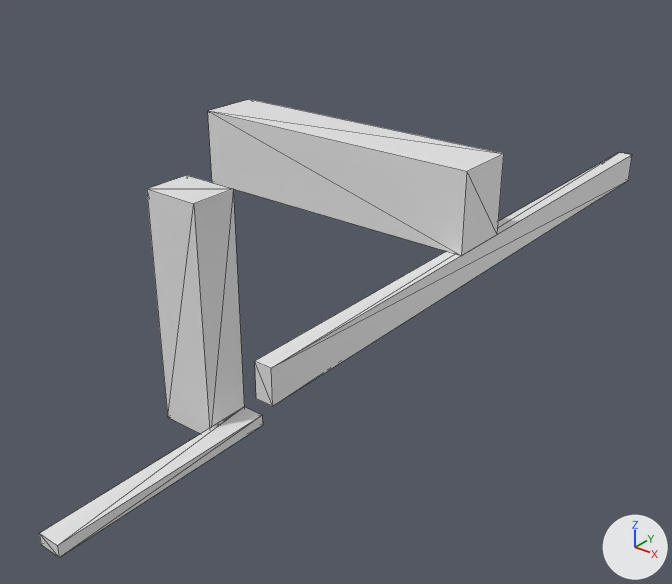
Before and after pictures for a commit that changed the OBJ model Data/bmc/tiles_structure/t_220.obj.
Camera for both pictures: a 50 mm lens placed at (1.117, -1.156, 0.579), pointed at (0.126, 0.084, -0.19). The lights are fixed; the arrows at lower right show +X, +Y and +Z. Mesh edges are drawn as thin lines. Where no turn or scale is listed for an object, it has been applied to the vertices.

Objects in the first picture: 't_220'.
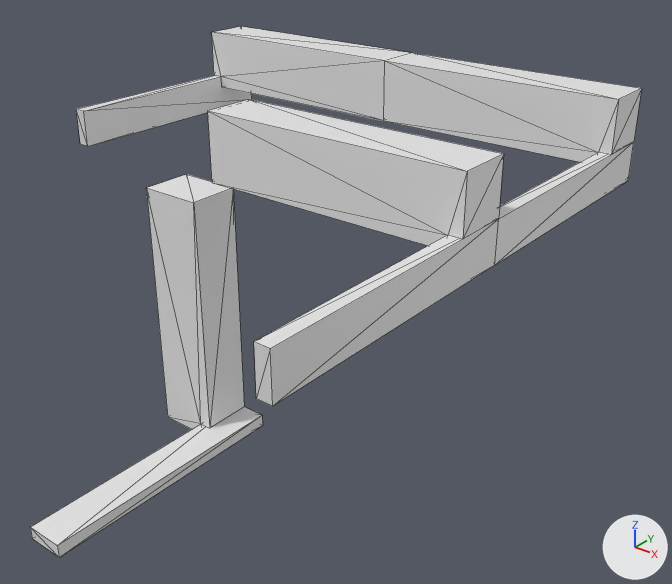
Where the change shows, as pixel boxes [x1, y1, x2, y2] in the pictures (672 x 584 px):
't_220', reshaped (16% taller): before [39, 99, 632, 557]; after [30, 26, 642, 557]

The change in detail:
me_t_220 is used by ob_t_220; location (0.0, 0.0, 0.0).
me_t_220 had 31 vertices, 48 faces and spanned x -0.175..0.5, y -0.5..0.5, z -0.5..0.175.
me_t_220 now has 64 vertices, 126 faces and spans x -0.5..0.5, y -0.5..0.5, z -0.5..0.175.
Part 1, on me_t_220:
13 vertices are removed from x -0.175..0.5, y -0.5..0.5, z -0.5..0.05.
46 faces are deleted.
36 vertices are added at x -0.5..0.5, y -0.5..0.5, z -0.5..0.175.
10 new vertices lie (0.0, 0.1, 0.0) away from vertices in x -0.5..0.5, y -0.1..0.4, z 0.002..0.175.
124 new faces join them.
